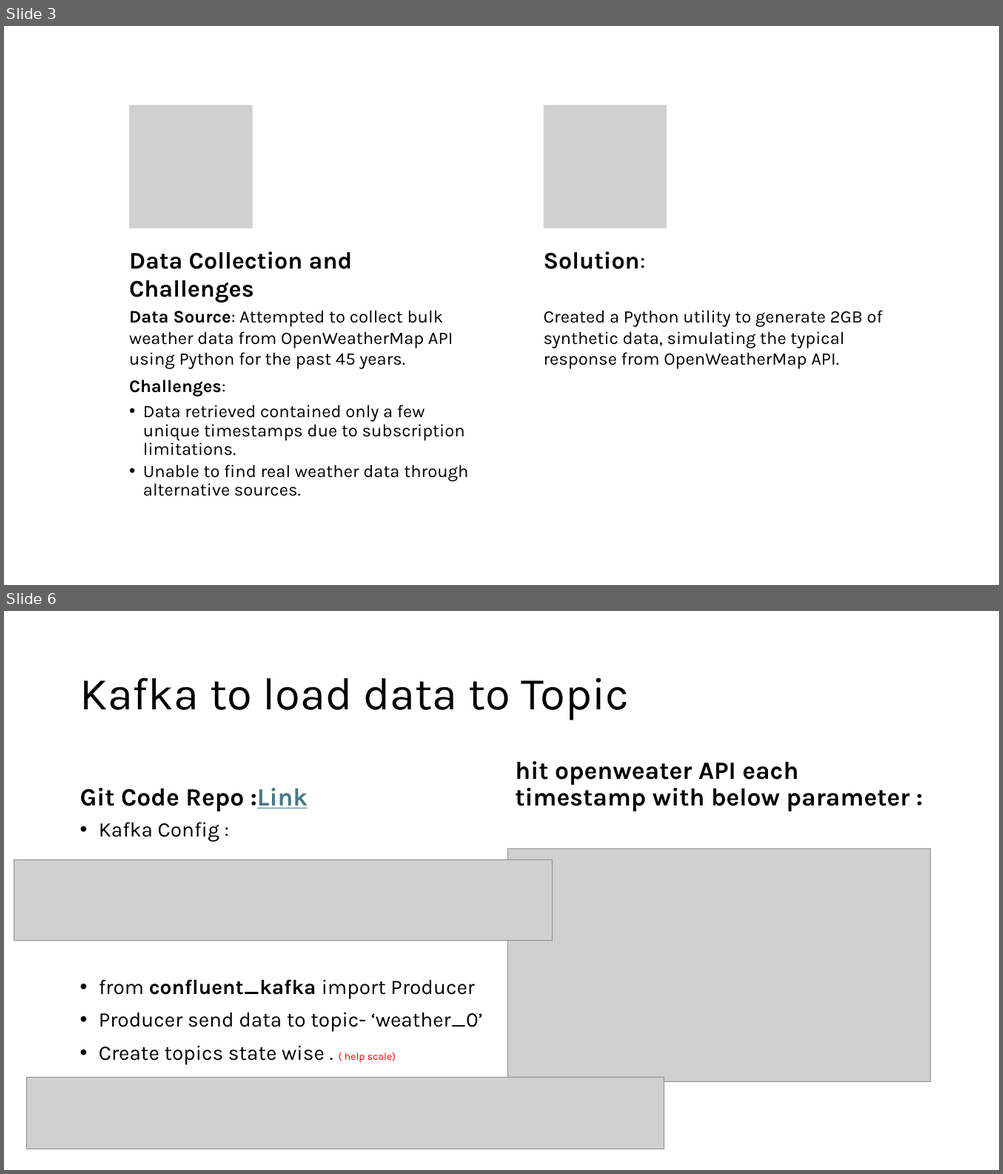
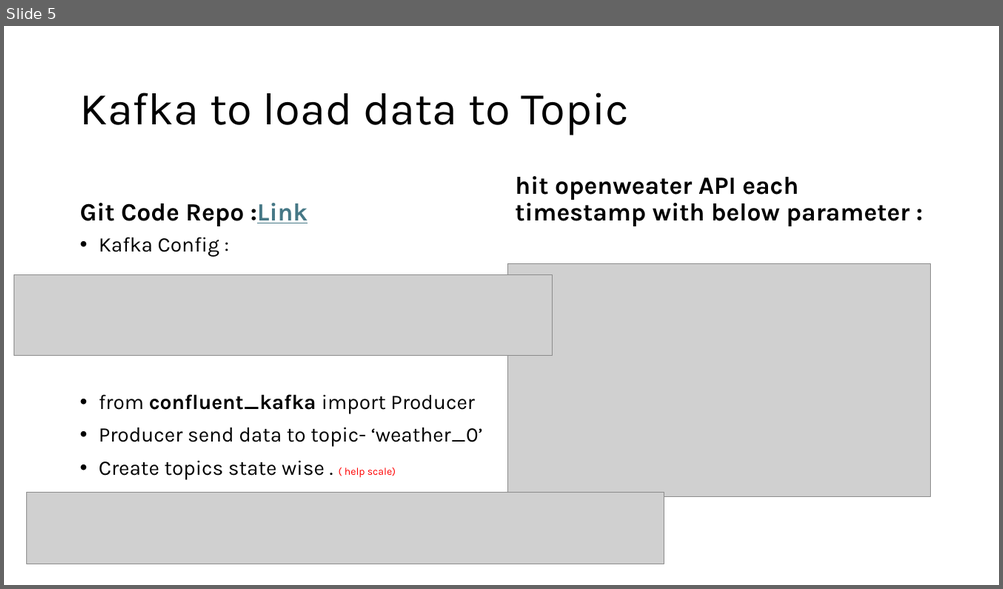
Before and after one commit to cksinghnet/Weather-Based-Grid-Optimization, a slide deck: DataEnggFinalProjectPPT.pptx. Shown one above the other, each under a label of ours: slides 3 and 6 before the commit, slide 5 after it; the slides between them are not shown. The pictures are 1003x1174 and 1003x589 pixels, drawn with LibreOffice and Linux fonts; fonts in the diff are those of the drawing; grey boxes stand for pictures. Boxes give left, top, right and bottom in pixels: in the first picture for what was removed or moved away, otherwise in the second. Text is boxed around its words. In the diff, an @@ line names an element or a change of style, - is before the commit and + after.

```diff
--- a/DataEnggFinalProjectPPT.pptx
+++ b/DataEnggFinalProjectPPT.pptx
@@ slide 3 removed at (4, 26, 999, 585), background #FFFFFF @@
@@ group removed at (129, 105, 882, 497): 4 texts, 2 pictures @@
-Data Collection and Challenges
-Data Source: Attempted to collect bulk weather data from OpenWeatherMap API using Python for the past 45 years.
-Challenges:
-  • Data retrieved contained only a few unique timestamps due to subscription limitations.
-  • Unable to find real weather data through alternative sources.
-Solution:
-Created a Python utility to generate 2GB of synthetic data, simulating the typical response from OpenWeatherMap API.
@@ what was slide 6 is now slide 5 @@
```
Also in this commit, not shown: 3 slides changed, 2 slides added, 2 other slides removed.
